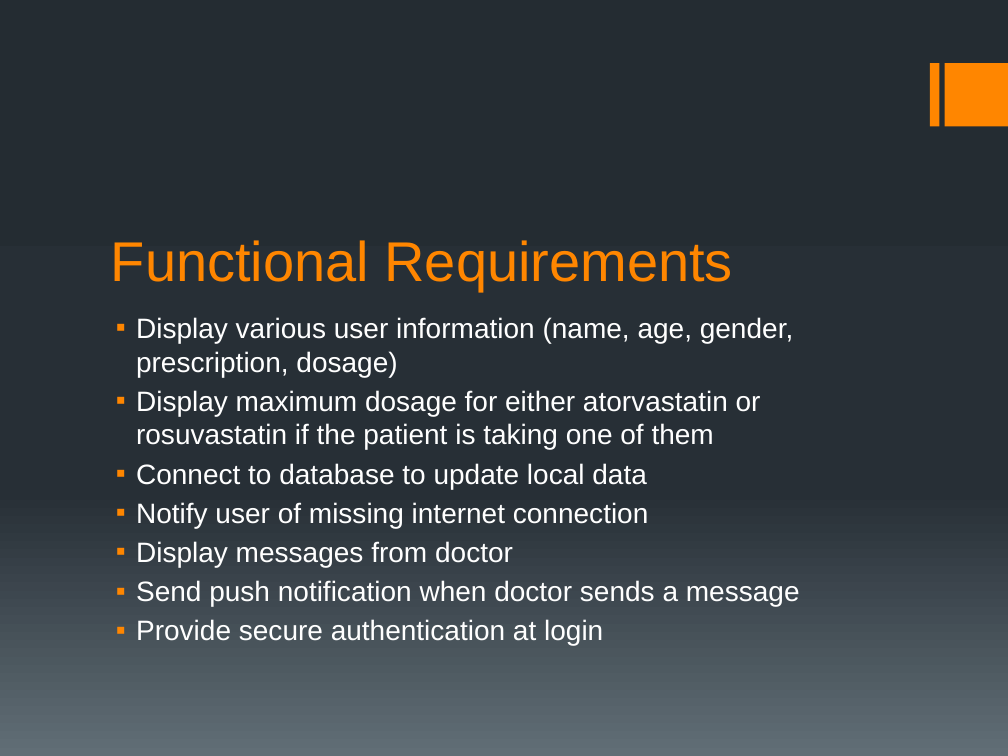
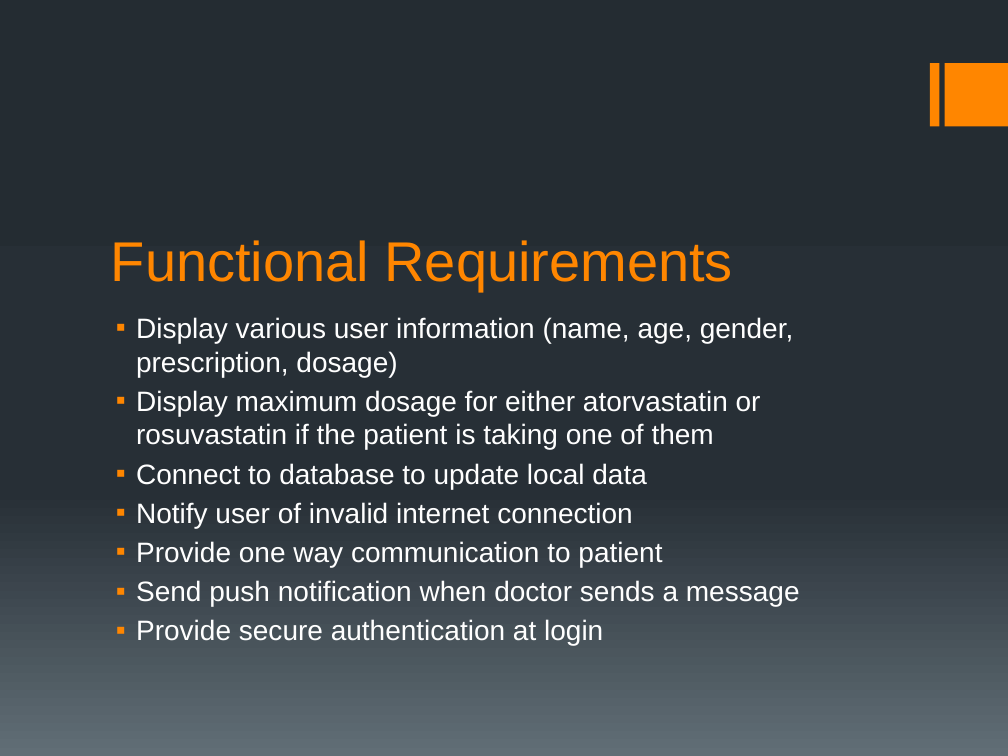
Before and after one commit to ShawnHesch/SAAPI, a slide deck: slide 8 of SAAPI_Walkthrough.pptx. Drawn at 1008x756 pixels with LibreOffice and Linux fonts; fonts in the diff are those of the drawing. Boxes give left, top, right and bottom in pixels: in the first picture for what was removed or moved away, otherwise in the second. Text is boxed around its words. In the diff, an @@ line names an element or a change of style, - is before the commit and + after.

```diff
--- a/SAAPI_Walkthrough.pptx
+++ b/SAAPI_Walkthrough.pptx
@@ text at (136,502,662,567): text changed @@
-▪ Notify user of missing internet connection
-▪ Display messages from doctor
+▪ Notify user of invalid internet connection
+▪ Provide one way communication to patient
```
Also in this commit, not shown: 5 other slides changed.
